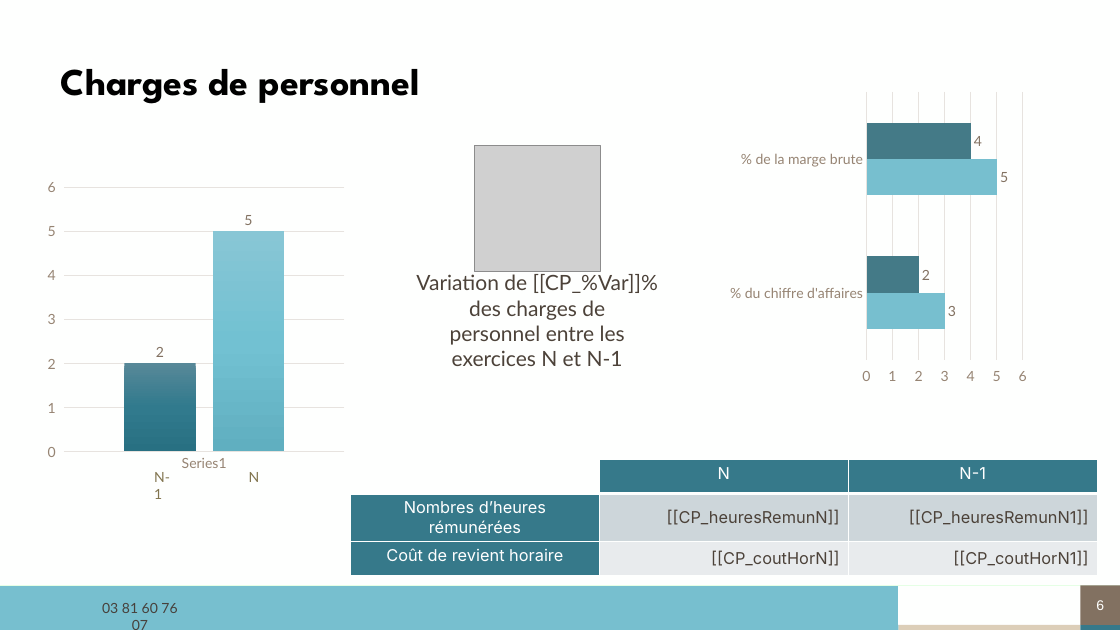
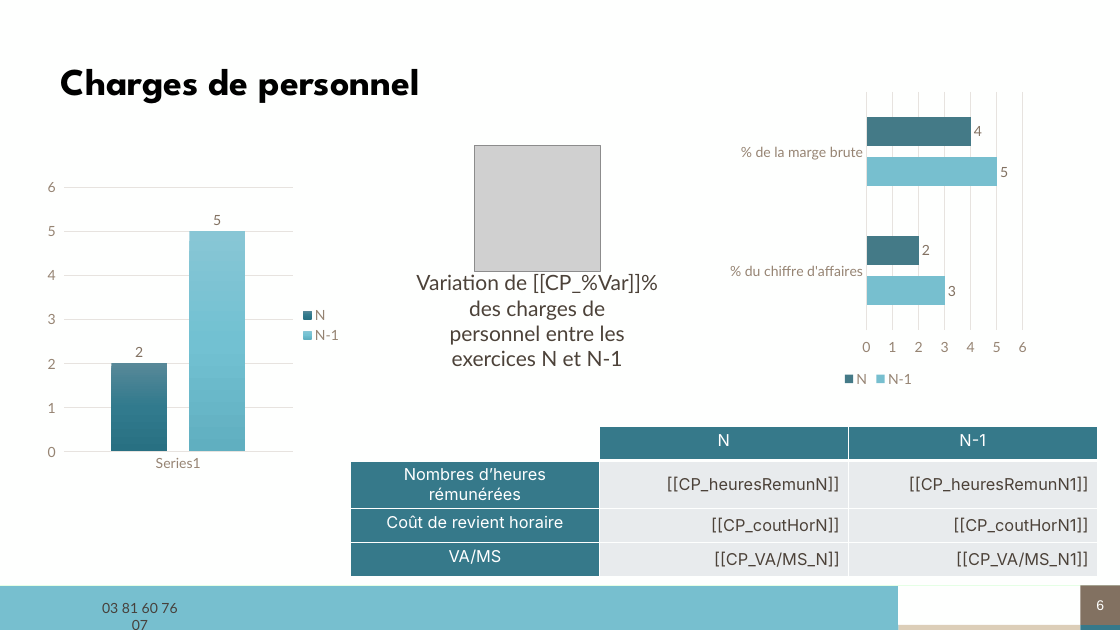
Before and after one commit to ldebouche/Projet1_lettre_fin_de_mission, a slide deck: slide 6 of backend/src/templates/modele_complet.pptm. Drawn at 1120x630 pixels with LibreOffice and Linux fonts; fonts in the diff are those of the drawing; grey boxes stand for pictures; background and template pictures are left out. Boxes give left, top, right and bottom in pixels: in the first picture for what was removed or moved away, otherwise in the second. Text is boxed around its words. In the diff, an @@ line names an element or a change of style, - is before the commit and + after.

```diff
--- a/backend/src/templates/modele_complet.pptm
+++ b/backend/src/templates/modele_complet.pptm
@@ bar chart at (x1=724, y1=86, x2=1033, y2=391) @@
-Series 1: 3, 5
+N-1: 3, 5
-Series 2: 2, 4
+N: 2, 4
@@ legend changed @@
@@ bar spacing changed @@
@@ column chart at (x1=41, y1=173, x2=350, y2=478) @@
-Series 1: 2
+N: 2
-Series 2: 5
+N-1: 5
@@ legend changed @@
@@ bar spacing changed @@
@@ table at (x1=350, y1=427, x2=1096, y2=571) @@
+row 4: VA/MS | [[CP_VA/MS_N]] | [[CP_VA/MS_N1]]
@@ table resized from (x1=350, y1=460, x2=1096, y2=570) to (x1=350, y1=427, x2=1096, y2=571) @@
@@ text removed at (x1=154, y1=472, x2=170, y2=499) @@
-N-1
@@ text removed at (x1=249, y1=472, x2=260, y2=482) @@
-N
```
Also in this commit, not shown: 6 other files.
